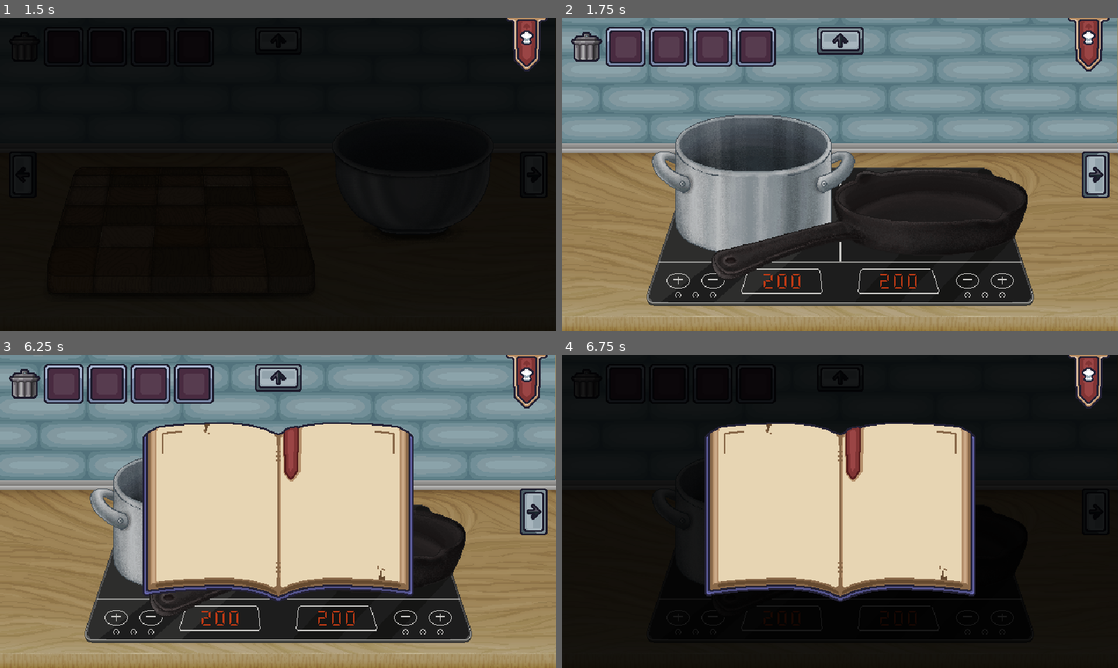
Above: before the commit, frames 1-4 (two rows, left to right).
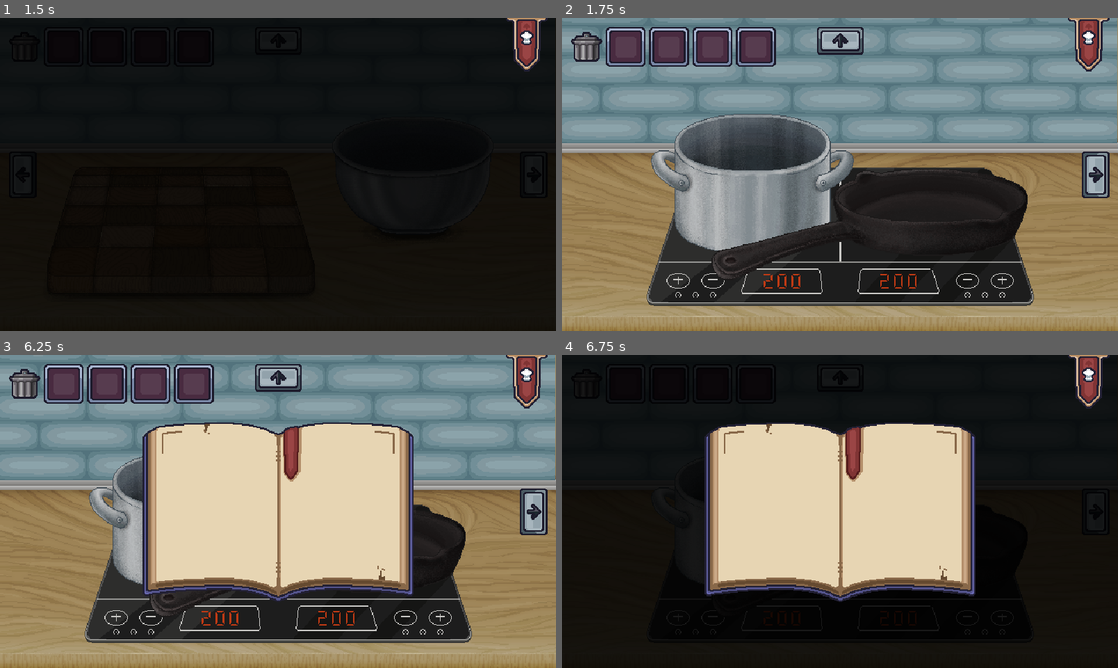
Above: after the commit, the same moments.

Repository: takanazwa5/BayoJajoJam
Game: Godot game, scene res://main.tscn
Same seed, same stepped clock (60 frames per second), same inputs: the game is played once before the commit and once after it.
Inputs (mouse positions are in pixels of both pictures, inside the frame that each line leads up to):
- Up to frame 1 (1.5 s): click (177, 233) at 0.5 s; click (33, 174) at 1.25 s
- Up to frame 2 (1.75 s): no input
- Up to frame 3 (6.25 s): click (533, 511) at 2 s; click (278, 376) at 2.75 s; click (278, 646) at 3.5 s; click (528, 380) at 4.25 s; click (177, 570) at 5 s; click (33, 511) at 5.75 s
- Up to frame 4 (6.75 s): click (1095, 511) at 6.5 s

Frame 1 is identical in both runs. In frame 2, 0.9% of the frame differs, in the area x 16-53%, y 30-75%; in frame 3, 0.3%; in frame 4, less than 0.1%.

Commit message:
garnek finish

Diff:
--- /dev/null
+++ b/garnek/pot.gd
@@ -0,0 +1,131 @@
+class_name Pot extends TextureRect
+
+
+enum State {EMPTY, COOKING, BURNING, FUCKEDUP}
+
+
+const GARNEK: Texture2D = preload("uid://crtptr63l2pfs")
+const GARNEK_WODA: Texture2D = preload("uid://cy8f3whx2xhpg")
+const GARNEK_JAJO: Texture2D = preload("uid://ccx5fwt0ie8mj")
+const GARNEK_FUJKA: Texture2D = preload("uid://b2gduo8fd0dso")
+
+
+var state: State:
+
+	set(value):
+
+		state = value
+		if state == State.EMPTY:
+
+			output = null
+			progress_bar.value = 0.0
+			timer.stop()
+			texture = GARNEK
+			progress_bar.hide()
+
+		elif state == State.COOKING:
+
+			progress_bar.value = 0.0
+			timer.start()
+			texture = GARNEK_JAJO
+			progress_bar.show()
+			label.text = "COOKING"
+
+		elif state == State.BURNING:
+
+			progress_bar.value = 0.0
+			output = load("uid://bcak7iqi8wfaq")
+			label.text = "BURNING"
+
+		elif state == State.FUCKEDUP:
+
+			timer.stop()
+			output = load("uid://dkq6xou4skodm")
+			texture = GARNEK_FUJKA
+			label.text = "BURNED"
+
+var output: ItemData
+
+
+@onready var progress_bar: TextureProgressBar = %ProgressBar
+@onready var timer: Timer = %Timer
+@onready var label: Label = %Label
+
+
+func _ready() -> void:
+
+	progress_bar.value_changed.connect(_on_progress_bar_value_changed)
+	timer.timeout.connect(_on_timer_timeout)
+
+
+func _can_drop_data(_at_position: Vector2, data: Variant) -> bool:
+
+	if data is ItemData and state == State.EMPTY:
+
+		if data.type == ItemData.Type.JAJO:
+
+			return true
+
+	return false
+
+
+func _drop_data(_at_position: Vector2, _data: Variant) -> void:
+
+	state = State.COOKING
+
+
+func _get_drag_data(_at_position: Vector2) -> Variant:
+
+	if not state in [State.BURNING, State.FUCKEDUP]: return
+	Input.mouse_mode = Input.MOUSE_MODE_HIDDEN
+	var preview_texture: TextureRect = TextureRect.new()
+	preview_texture.texture = output.icon
+	preview_texture.expand_mode = TextureRect.EXPAND_IGNORE_SIZE
+	preview_texture.size = output.icon.get_size()
+	preview_texture.position = preview_texture.size * -0.5
+	var preview: Control = Control.new()
+	preview.add_child(preview_texture)
+	preview.z_index = 99
+	set_drag_preview(preview)
+	texture = GARNEK_WODA
+	timer.stop()
+	return output
+
+
+func _notification(what: int) -> void:
+
+	if what == NOTIFICATION_DRAG_END:
+
+		if not is_drag_successful():
+
+			timer.start()
+
+			if state == State.BURNING:
+
+				texture = GARNEK_JAJO
+
+			if state == State.FUCKEDUP:
+
+				texture = GARNEK_FUJKA
+
+		elif texture == GARNEK_WODA:
+
+			state = State.EMPTY
+
+
+func _on_timer_timeout() -> void:
+
+	progress_bar.value += 1
+
+
+func _on_progress_bar_value_changed(value: float) -> void:
+
+	if is_equal_approx(value, progress_bar.max_value):
+
+		if state == State.COOKING:
+
+			state = State.BURNING
+
+		elif state == State.BURNING:
+
+			state = State.FUCKEDUP
--- /dev/null
+++ b/garnek/pot.tscn
@@ -0,0 +1,48 @@
+[gd_scene load_steps=6 format=3 uid="uid://cw8ofy0df5kai"]
+
+[ext_resource type="Texture2D" uid="uid://crtptr63l2pfs" path="res://garnek/assets/Garnek.png" id="1_665b5"]
+[ext_resource type="Script" uid="uid://b00o2ibs2yl2y" path="res://garnek/pot.gd" id="2_y8p1j"]
+[ext_resource type="Texture2D" uid="uid://bbw0iuoyw3r6l" path="res://garnek/assets/bar-empty.png" id="3_r2diu"]
+[ext_resource type="Texture2D" uid="uid://bkfp32q4pgdao" path="res://garnek/assets/bar-full.png" id="4_mtt5j"]
+
+[sub_resource type="LabelSettings" id="LabelSettings_r2diu"]
+shadow_size = 8
+shadow_color = Color(0, 0, 0, 1)
+
+[node name="Pot" type="TextureRect"]
+offset_right = 234.0
+offset_bottom = 161.0
+texture = ExtResource("1_665b5")
+script = ExtResource("2_y8p1j")
+
+[node name="ProgressBar" type="TextureProgressBar" parent="."]
+unique_name_in_owner = true
+visible = false
+layout_mode = 1
+anchors_preset = 8
+anchor_left = 0.5
+anchor_top = 0.5
+anchor_right = 0.5
+anchor_bottom = 0.5
+offset_left = -64.0
+offset_top = 17.5
+offset_right = 64.0
+offset_bottom = 57.5
+grow_horizontal = 2
+grow_vertical = 2
+max_value = 10.0
+value = 5.0
+texture_under = ExtResource("3_r2diu")
+texture_progress = ExtResource("4_mtt5j")
+
+[node name="Label" type="Label" parent="ProgressBar"]
+unique_name_in_owner = true
+layout_mode = 0
+offset_left = 26.0
+offset_top = -23.0
+offset_right = 101.0
+text = "COOKING"
+label_settings = SubResource("LabelSettings_r2diu")
+
+[node name="Timer" type="Timer" parent="."]
+unique_name_in_owner = true
--- a/project.godot
+++ b/project.godot
@@ -34,10 +34,10 @@
 folder_colors={
 "res://cookbook/": "red",
 "res://deska/": "orange",
+"res://garnek/": "pink",
 "res://inventory/": "yellow",
 "res://items/": "green",
 "res://miska/": "teal",
-"res://shared/": "blue",
 "res://view_switcher/": "pink",
 "res://views/": "purple"
 }
--- a/views/stove/stove.tscn
+++ b/views/stove/stove.tscn
@@ -1,7 +1,7 @@
 [gd_scene load_steps=4 format=3 uid="uid://bkh2nk2f1t3kw"]
 
 [ext_resource type="Texture2D" uid="uid://y81jsjhbbkkd" path="res://views/stove/assets/BG_Kuchenka.png" id="1_ocp5c"]
-[ext_resource type="Texture2D" uid="uid://crtptr63l2pfs" path="res://views/stove/assets/Garnek.png" id="2_d5gi2"]
+[ext_resource type="PackedScene" uid="uid://cw8ofy0df5kai" path="res://garnek/pot.tscn" id="2_d5gi2"]
 [ext_resource type="Texture2D" uid="uid://c3kuv1bbegemf" path="res://views/stove/assets/Patelnia.png" id="3_n6r45"]
 
 [node name="Stove" type="Control"]
@@ -21,20 +21,12 @@
 grow_vertical = 2
 texture = ExtResource("1_ocp5c")
 
-[node name="Garnek" type="TextureRect" parent="."]
-layout_mode = 1
-anchors_preset = 8
-anchor_left = 0.5
-anchor_top = 0.5
-anchor_right = 0.5
-anchor_bottom = 0.5
-offset_left = -217.0
-offset_top = -69.0
-offset_right = 17.0
-offset_bottom = 92.0
-grow_horizontal = 2
-grow_vertical = 2
-texture = ExtResource("2_d5gi2")
+[node name="Pot" parent="." instance=ExtResource("2_d5gi2")]
+layout_mode = 0
+offset_left = 102.0
+offset_top = 110.0
+offset_right = 336.0
+offset_bottom = 271.0
 
 [node name="Patelnia" type="TextureRect" parent="."]
 layout_mode = 1
--- a/views/workstation/workstation.tscn
+++ b/views/workstation/workstation.tscn
@@ -1,7 +1,7 @@
 [gd_scene load_steps=4 format=3 uid="uid://r4ucx3ggx272"]
 
 [ext_resource type="PackedScene" uid="uid://ckt18pc2pxtlo" path="res://deska/cutting_board.tscn" id="1_0jq2i"]
-[ext_resource type="Texture2D" uid="uid://bpt8i2d2334sq" path="res://shared/BG_Base.png" id="1_ng4il"]
+[ext_resource type="Texture2D" uid="uid://bpt8i2d2334sq" path="res://views/workstation/assets/BG_Base.png" id="1_ng4il"]
 [ext_resource type="PackedScene" uid="uid://igstmgi4psu" path="res://miska/bowl.tscn" id="2_4tu5v"]
 
 [node name="Workstation" type="Control"]
Renamed: views/stove/assets/Garnek.png -> garnek/assets/Garnek.png
Not shown, added: garnek/assets/Garnek.png.import
Binary file added: garnek/assets/Garnek_Zepsute.png
Not shown, added: garnek/assets/Garnek_Zepsute.png.import
Binary file added: garnek/assets/Garnek_z_Jajem.png
Not shown, added: garnek/assets/Garnek_z_Jajem.png.import
Binary file added: garnek/assets/Garnek_z_Woda.png
Not shown, added: garnek/assets/Garnek_z_Woda.png.import
Binary file added: garnek/assets/bar-empty.png
Not shown, added: garnek/assets/bar-empty.png.import
Binary file added: garnek/assets/bar-full.png
Not shown, changed: garnek/assets/bar-full.png.import
(and 6 more such lines)
